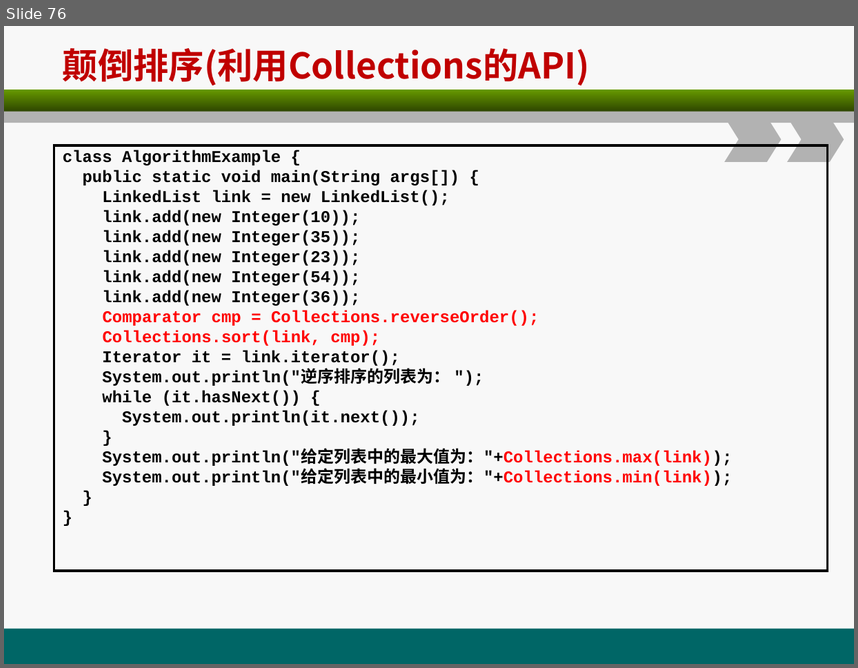
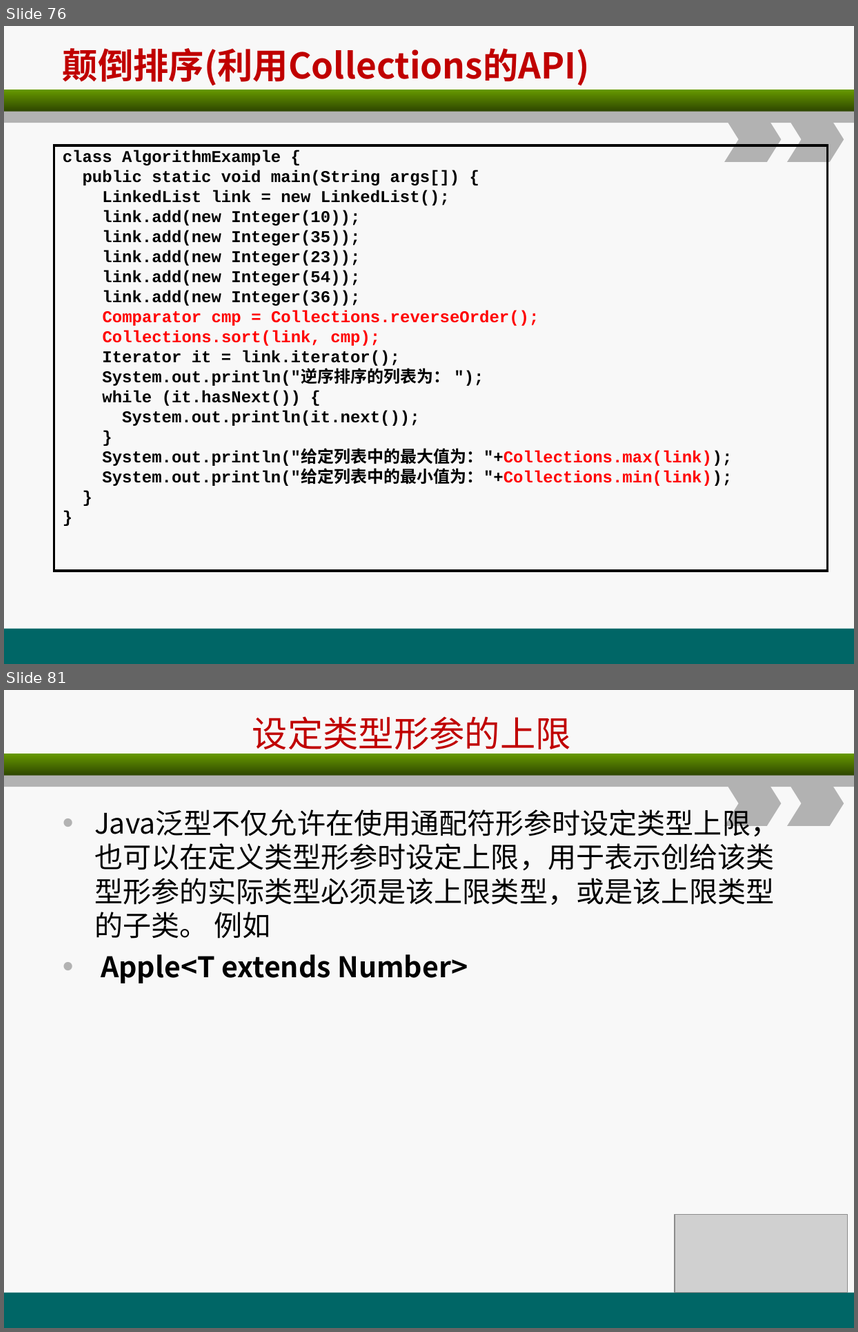
Before and after one commit to christwei/gitDoc, a slide deck: 课件/环宇/java编程基础/A3.ppt. Shown one above the other, each under a label of ours: slide 76 before the commit, slides 76 and 81 after it; the slides between them are not shown. The pictures are 858x668 and 858x1332 pixels, drawn with LibreOffice and Linux fonts; fonts in the diff are those of the drawing; grey boxes stand for pictures. Boxes give left, top, right and bottom in pixels: in the first picture for what was removed or moved away, otherwise in the second. Text is boxed around its words. In the diff, an @@ line names an element or a change of style, - is before the commit and + after.

```diff
--- a/课件/环宇/java编程基础/A3.ppt
+++ b/课件/环宇/java编程基础/A3.ppt
@@ slide 81 added at bbox=[4, 690, 854, 1328], background #F8F8F8; not listed: 5 template elements that a slide beside it also shows @@
@@ title added at bbox=[252, 716, 571, 756], 30 pt, text #C00000 @@
+设定类型形参的上限
@@ text added at bbox=[94, 805, 779, 983], 24 pt, text #000000 @@
+• Java泛型不仅允许在使用通配符形参时设定类型上限，也可以在定义类型形参时设定上限，用于表示创给该类型形参的实际类型必须是该上限类型，或是该上限类型的子类。 例如
+• Apple<T extends Number>
@@ picture added at bbox=[675, 1214, 848, 1292] @@
```
Also in this commit, not shown: 5 other slides added, 6 other files.
